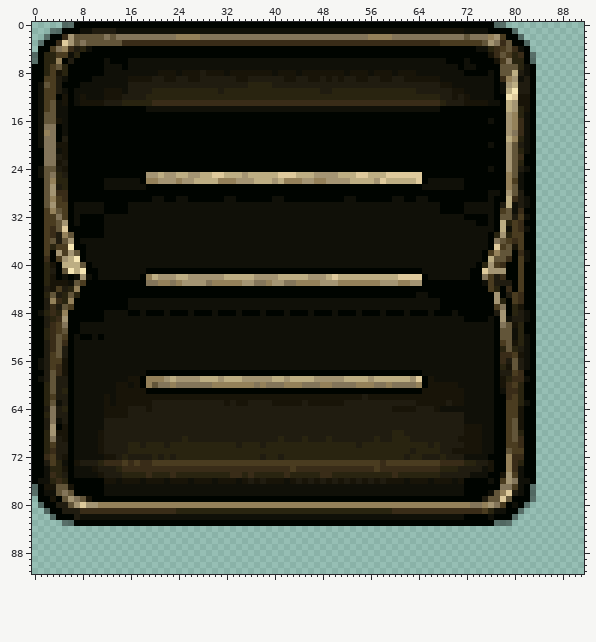
Edited in one commit: pixel-art file (assets/custom/icon_reoder_pressed.ase). That is the earlier state.
92x92 pixels, 1 frame.
After:
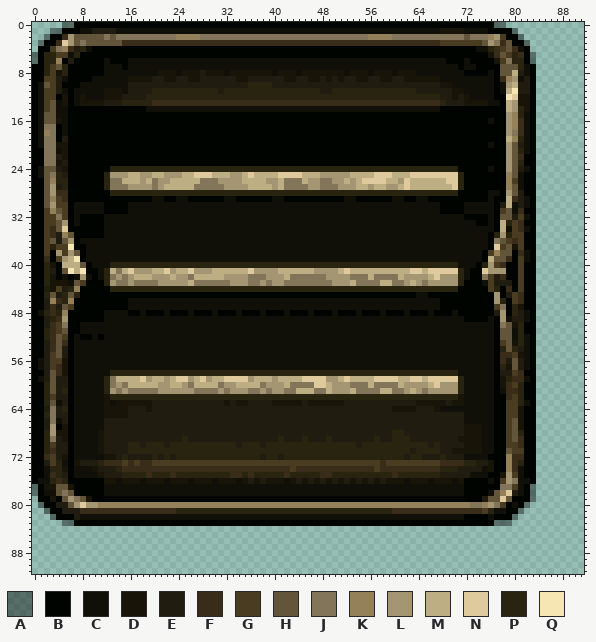
Palette (. is transparent): A #0000006a  B #000400  C #101008  D #181408  E #201c10  F #392c18  G #4a3c20  H #625539  J #83755a  K #94815a  L #a49573  M #bdae83  N #deca9c  P #292410  Q #f6e6b4
The exact change:
--- layer "Layer 2"
@@ x 10..73 @@
 23 BBBBBBBBBBBBBBBBBBBBBBBBBBBBBBBBBBBBBBBBBBBBBBBBBBBBBBBBBBBBBBBB
-24 BBBBBBBBBBBBBBBBBBBBBBBBBBBBBBBBBBBBBBBBBBBBBBBBBBBBBBBBBBBBBBBB
-25 BBBBBBBBBLLMLLMMLLMMNNMMMLMMMMMNNNMMMLLLLMMMNNMMMNNNNNNBBBBBBBBB
-26 BBCCCCCCBKKLLLKLLMMMMKKKLLLMMMLMKKKLLKKLLLLMMMMLNMMMMMNBCCCCCCBB
-27 BBCCCCCCCBBBBBBBBBBBBBBBBBBBBBBBBBBBBBBBBBBBBBBBBBBBBBBCCCCCCCBB
-28 BBBBBBBBBBBBBBBBBBBBBBBBBBBBBBBBBBBBBBBBBBBBBBBBBBBBBBBBBBBBBBBB
+24 BBBPPPPPPPPPPPPPPPPPPPPPPPPPPPPPPPPPPPPPPPPPPPPPPPPPPPPPPPPPPBBB
+25 BBPLLLMMLLMMLLLMMNNNMMMLLMNMMMMNNNNMMMLLLLLMMMMNNNMMMNNNNNNNNPBB
+26 BBPJJMMMLMJLLMMMMMJJJLLLLMMMMLLMJJJMLLJJLLMLMNNNNMMLNMMMMMMNNPBB
+27 BBPJJJLLLLJLMMMMMJJJJJLLLLMMMMLMJJJJLLJJJLLLMMLMMLLMNMMMMMMMNPBB
+28 BBBPPPPPPPPPPPPPPPPPPPPPPPPPPPPPPPPPPPPPPPPPPPPPPPPPPPPPPPPPPBBB
 29 BBBBBBBBBBCCBBCCBBBBBBCCBBBBBBCCBBBBBBBBBBCCBBBBBBCCBBCCBBBBBBBB
@@ x 10..73 @@
 39 CCCCCCCCCCCCCCCCCCCCCCCCCCCCCCCCCCCCCCCCCCCCCCCCCCCCCCCCCCCCCCCC
-40 CCCCCCCCCCCCCCCCCCCCCCCCCCCCCCCCCCCCCCCCCCCCCCCCCCCCCCCCCCCCCCCC
-41 BCCCCCCCCBBBBBBBBBBBBBBBBBBBBBBBBBBBBBBBBBBBBBBBBBBBBBBCCCCCCCCB
-42 BCCCCCCCBKMLLLMMLLLLLLMMMMMLLLLMMMMMLLLMNMMMMMMMMMMNNNNBCCCCCCCB
-43 BBBBBBBBBJJKKJKLLLLJKKKKKLLJJKLLJJKKKKLLLKKKKKKKLLLKKLLBBBBBBBBB
-44 BBBBBBBBBBBBBBBBBBBBBBBBBBBBBBBBBBBBBBBBBBBBBBBBBBBBBBBBBBBBBBBB
+40 CCCPPPPPPPPPPPPPPPPPPPPPPPPPPPPPPPPPPPPPPPPPPPPPPPPPPPPPPPPPPCCC
+41 BCPMJMNLLLMMNLMMNLLLMMMMMMNLLLLMMMMMMLLLLMNMMMMMMMMMMNNMNNNNNPCB
+42 BCPJLJLMMMLLLMLLJMMMMMLLLLJJJLLLMJJJJJJLLLLJJJMJJJJMLLLLMNLLLPCB
+43 BBPLJJLJJJJLLLLLMJJJJJJLLLJJLJLLJJJJJJJJLLLMJJJJMMJJLMLJLLLLLPBB
+44 BBBPPPPPPPPPPPPPPPPPPPPPPPPPPPPPPPPPPPPPPPPPPPPPPPPPPPPPPPPPPBBB
 45 BBBBBBBBBBBBBBBBBBBBBBBBBBBBBBBBBBBBBBBBBBBBBBBBBBBBBBCCBBBBBBBB
@@ x 10..73 @@
 57 CCCCCCCCCCCCCCCCCCCCCCCCCCCCCCCCCCCCCCCCCCCCCCCCCCCCCCCCCCCCCCCC
-58 CCCCCCCCCBBBBBBBBBBBBBBBBBBBBBBBBBBBBBBBBBBBBBBBBBBBBBBCCCCCCCCC
-59 CCCCCCDDBKKKLMLLLLMMMLMMMLLLLLMMLMMMMLLLLLMMMMLMMMMMMLNBDCCCCCCC
-60 CCCCDDCDBKHJJKJJJJJJKKKKKKKJKJJJKKKJJJKKJJJJKKKJJKJJJJKBDDDDDCCC
-61 CCCCDDDDDBBBBBBBBBBBBBBBBBBBBBBBBBBBBBBBBBBBBBBBBBBBBBBDDDDDDDCC
-62 CCDCDDDDDDDDDDDDDDDDDDDDDDDDDDDDDDDDDDDDDDDDDEDDDDDDDDDDDDDDDDCC
+58 CCCPPPPPPPPPPPPPPPPPPPPPPPPPPPPPPPPPPPPPPPPPPPPPPPPPPPPPPPPPPCCC
+59 CCPJMMMMNLMMLMNNLMNLMMNNNNLMMMLMMMMNNNNLLMNMMMMNNNNMMNNMNNNNNPCC
+60 CCPJLJMMMMMLLMMLJMMMMJLLMMMMJLLLMJJJJNNMLLLJJJMJJJJMLLLLMNLLLPCC
+61 CCPLJLJJJJJLLLLLLJJJJLJLLLJJLJLLJJMMMJJMLLLMJJJJMMJJLMLJLLLLLPCC
+62 CCDPPPPPPPPPPPPPPPPPPPPPPPPPPPPPPPPPPPPPPPPPPPPPPPPPPPPPPPPPPDCC
 63 CCDCDDDDDDEEEEEEEEEEEEDEDDEEEEDDDDDEDDDDDDEEEEEEEEEEEEDDDDDEDDCC
Changed places in both pictures, as pixel boxes (x1, y1, x2, y2):
changed: (104, 166, 464, 196)
changed: (104, 262, 464, 292)
changed: (104, 370, 464, 400)
